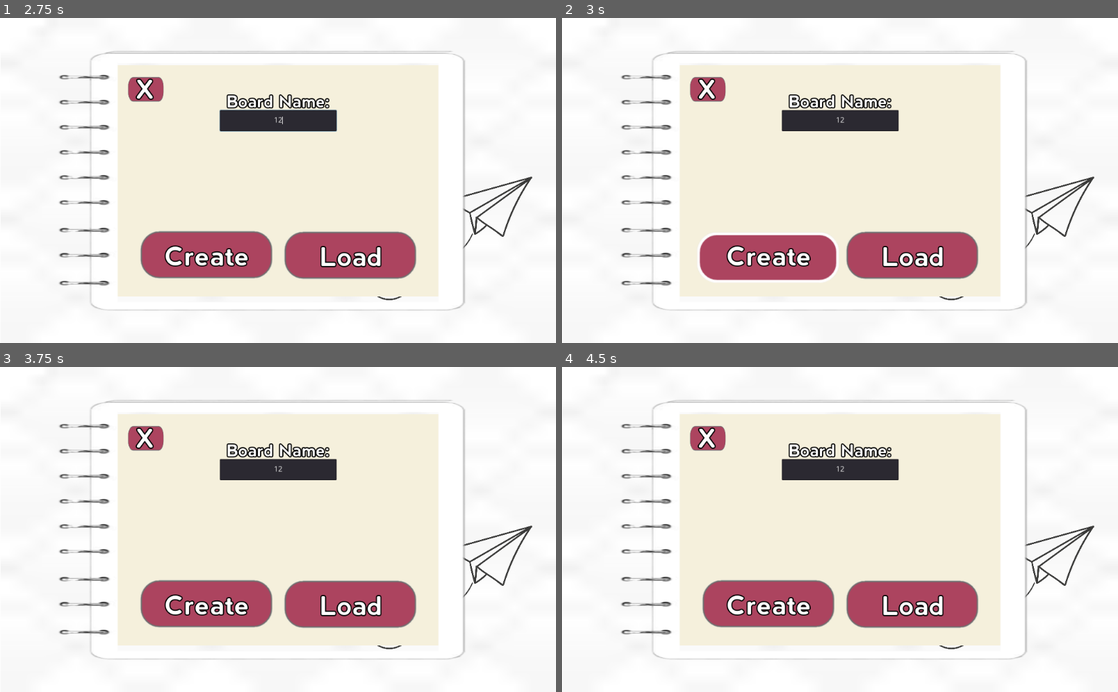
Above: before the commit, frames 1-4 (two rows, left to right).
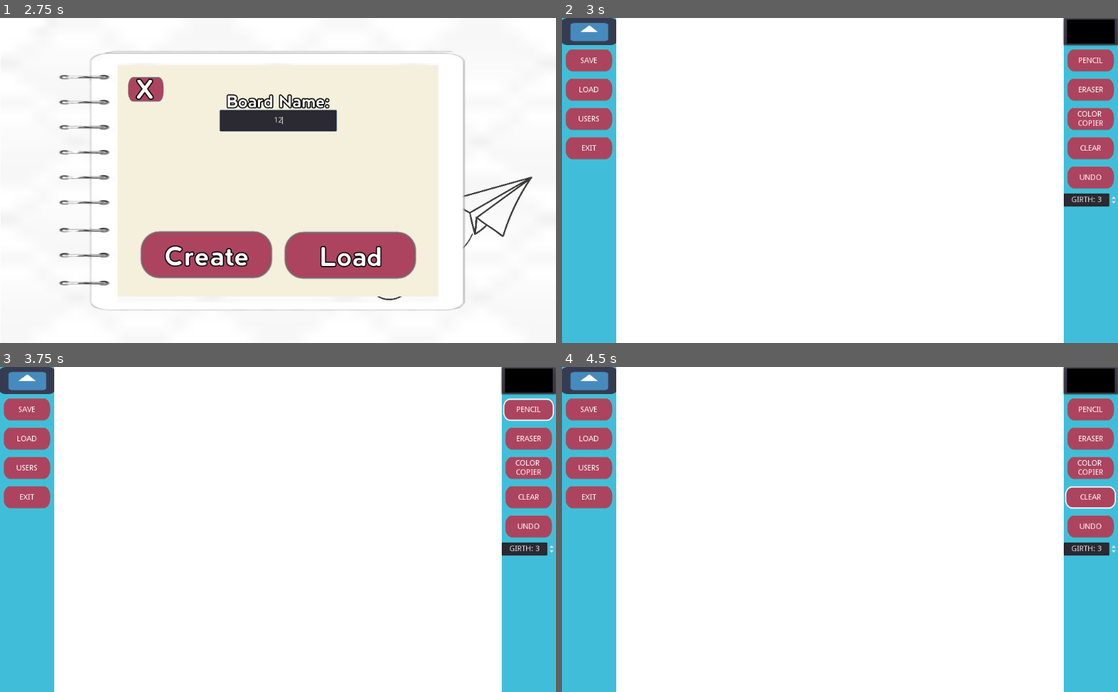
Above: after the commit, the same moments.

Repository: Sketch-Organization/Sketch-
Game: Godot game, scene res://Title.tscn
Same seed, same stepped clock (60 frames per second), same inputs: the game is played once before the commit and once after it. The engine's default icon, where the game draws it, is replaced by a stand-in: a white triangle on a blue panel in a dark square.
Inputs (mouse positions are in pixels of both pictures, inside the frame that each line leads up to):
- Up to frame 1 (2.75 s): tap Enter at 0.5 s; move the mouse to (400, 164) at 0.52 s; click (400, 164) at 0.6 s; click "Host" at 1.25 s; click (278, 118) at 2.02 s; type "12" at 2.1 s
- Up to frame 2 (3 s): click "Create" at 2.75 s
- Up to frame 3 (3.75 s): click (528, 409) at 3.5 s, where only the run after the commit has a clickable "Pencil"
- Up to frame 4 (4.5 s): click (1090, 497) at 4.25 s, where only the run after the commit has a clickable "Clear"

Frame 1 is identical in both runs. In frame 2, 62% of the frame differs, in the area x 0-100%, y 0-100%; in frame 3, 62%; in frame 4, 62%.

Commit message:
Revert "buttons"
This reverts commit 51c743ff9a0c33e166e905a9df8d566b9d680502.

Diff:
--- a/SketchProject/DrawingBoard.tscn
+++ b/SketchProject/DrawingBoard.tscn
@@ -8,21 +8,6 @@
 [ext_resource path="res://DrawingBoard.gd" type="Script" id=6]
 [ext_resource path="res://ChangeSceneButton.gd" type="Script" id=7]
 [ext_resource path="res://Board.tscn" type="PackedScene" id=8]
-[ext_resource path="res://new pencil_2.png" type="Texture" id=9]
-[ext_resource path="res://new eraser_3.png" type="Texture" id=10]
-[ext_resource path="res://new eraser_2.png" type="Texture" id=11]
-[ext_resource path="res://new pencil_3.png" type="Texture" id=12]
-[ext_resource path="res://new eraser_1.png" type="Texture" id=13]
-[ext_resource path="res://new pencil_1.png" type="Texture" id=14]
-[ext_resource path="res://new color copier_3.png" type="Texture" id=15]
-[ext_resource path="res://new color copier_2.png" type="Texture" id=16]
-[ext_resource path="res://new color copier_1.png" type="Texture" id=17]
-[ext_resource path="res://clear button_1.png" type="Texture" id=18]
-[ext_resource path="res://clear button_2.png" type="Texture" id=19]
-[ext_resource path="res://clear button_3.png" type="Texture" id=20]
-[ext_resource path="res://undo button_1.png" type="Texture" id=21]
-[ext_resource path="res://undo button_2.png" type="Texture" id=22]
-[ext_resource path="res://undo button_3.png" type="Texture" id=23]
 
 [node name="Control" type="Control"]
 anchor_right = 1.0
@@ -194,17 +179,19 @@
 [node name="PencilButton" type="TextureButton" parent="SettingsUIHBox/UtensilEditor/VBoxContainer2"]
 margin_top = 54.0
 margin_right = 100.0
-margin_bottom = 134.0
-rect_min_size = Vector2( 100, 50 )
-mouse_filter = 1
-mouse_default_cursor_shape = 2
-texture_normal = ExtResource( 12 )
-texture_pressed = ExtResource( 9 )
-texture_hover = ExtResource( 14 )
+margin_bottom = 104.0
+rect_min_size = Vector2( 100, 50 )
+mouse_filter = 1
+mouse_default_cursor_shape = 2
+texture_normal = ExtResource( 4 )
+texture_pressed = ExtResource( 5 )
+texture_hover = ExtResource( 3 )
+expand = true
 
 [node name="Label" type="Label" parent="SettingsUIHBox/UtensilEditor/VBoxContainer2/PencilButton"]
 anchor_right = 1.0
 anchor_bottom = 1.0
+text = "Pencil"
 align = 1
 valign = 1
 uppercase = true
@@ -213,20 +200,22 @@
 }
 
 [node name="EraserButton" type="TextureButton" parent="SettingsUIHBox/UtensilEditor/VBoxContainer2"]
-margin_top = 138.0
-margin_right = 100.0
-margin_bottom = 218.0
+margin_top = 108.0
+margin_right = 100.0
+margin_bottom = 158.0
 rect_min_size = Vector2( 100, 50 )
 mouse_filter = 1
 mouse_default_cursor_shape = 2
 toggle_mode = true
-texture_normal = ExtResource( 10 )
-texture_pressed = ExtResource( 11 )
-texture_hover = ExtResource( 13 )
+texture_normal = ExtResource( 4 )
+texture_pressed = ExtResource( 5 )
+texture_hover = ExtResource( 3 )
+expand = true
 
 [node name="Label" type="Label" parent="SettingsUIHBox/UtensilEditor/VBoxContainer2/EraserButton"]
 anchor_right = 1.0
 anchor_bottom = 1.0
+text = "Eraser"
 align = 1
 valign = 1
 uppercase = true
@@ -235,19 +224,22 @@
 }
 
 [node name="ColorCopier" type="TextureButton" parent="SettingsUIHBox/UtensilEditor/VBoxContainer2"]
-margin_top = 222.0
-margin_right = 100.0
-margin_bottom = 302.0
-rect_min_size = Vector2( 100, 50 )
-mouse_filter = 1
-mouse_default_cursor_shape = 2
-texture_normal = ExtResource( 15 )
-texture_pressed = ExtResource( 16 )
-texture_hover = ExtResource( 17 )
+margin_top = 162.0
+margin_right = 100.0
+margin_bottom = 212.0
+rect_min_size = Vector2( 100, 50 )
+mouse_filter = 1
+mouse_default_cursor_shape = 2
+texture_normal = ExtResource( 4 )
+texture_pressed = ExtResource( 5 )
+texture_hover = ExtResource( 3 )
+expand = true
 
 [node name="Label" type="Label" parent="SettingsUIHBox/UtensilEditor/VBoxContainer2/ColorCopier"]
 anchor_right = 1.0
 anchor_bottom = 1.0
+text = "Color
+Copier"
 align = 1
 valign = 1
 uppercase = true
@@ -256,19 +248,21 @@
 }
 
 [node name="ClearButton" type="TextureButton" parent="SettingsUIHBox/UtensilEditor/VBoxContainer2"]
-margin_top = 306.0
-margin_right = 100.0
-margin_bottom = 386.0
-rect_min_size = Vector2( 100, 50 )
-mouse_filter = 1
-mouse_default_cursor_shape = 2
-texture_normal = ExtResource( 20 )
-texture_pressed = ExtResource( 19 )
-texture_hover = ExtResource( 18 )
+margin_top = 216.0
+margin_right = 100.0
+margin_bottom = 266.0
+rect_min_size = Vector2( 100, 50 )
+mouse_filter = 1
+mouse_default_cursor_shape = 2
+texture_normal = ExtResource( 4 )
+texture_pressed = ExtResource( 5 )
+texture_hover = ExtResource( 3 )
+expand = true
 
 [node name="Label" type="Label" parent="SettingsUIHBox/UtensilEditor/VBoxContainer2/ClearButton"]
 anchor_right = 1.0
 anchor_bottom = 1.0
+text = "Clear"
 align = 1
 valign = 1
 uppercase = true
@@ -277,19 +271,21 @@
 }
 
 [node name="UndoButton" type="TextureButton" parent="SettingsUIHBox/UtensilEditor/VBoxContainer2"]
-margin_top = 390.0
-margin_right = 100.0
-margin_bottom = 470.0
-rect_min_size = Vector2( 100, 50 )
-mouse_filter = 1
-mouse_default_cursor_shape = 2
-texture_normal = ExtResource( 23 )
-texture_pressed = ExtResource( 22 )
-texture_hover = ExtResource( 21 )
+margin_top = 270.0
+margin_right = 100.0
+margin_bottom = 320.0
+rect_min_size = Vector2( 100, 50 )
+mouse_filter = 1
+mouse_default_cursor_shape = 2
+texture_normal = ExtResource( 4 )
+texture_pressed = ExtResource( 5 )
+texture_hover = ExtResource( 3 )
+expand = true
 
 [node name="Label" type="Label" parent="SettingsUIHBox/UtensilEditor/VBoxContainer2/UndoButton"]
 anchor_right = 1.0
 anchor_bottom = 1.0
+text = "Undo"
 align = 1
 valign = 1
 uppercase = true
@@ -298,9 +294,9 @@
 }
 
 [node name="SpinBox" type="SpinBox" parent="SettingsUIHBox/UtensilEditor/VBoxContainer2"]
-margin_top = 474.0
-margin_right = 100.0
-margin_bottom = 498.0
+margin_top = 324.0
+margin_right = 100.0
+margin_bottom = 348.0
 mouse_filter = 1
 min_value = 3.0
 value = 3.0
@@ -438,8 +434,8 @@
 popup_exclusive = true
 access = 2
 filters = PoolStringArray( "*.png" )
-current_dir = "C:/Users/Rafid/OneDrive/Desktop/nineveh/Sketch-/SketchProject"
-current_path = "C:/Users/Rafid/OneDrive/Desktop/nineveh/Sketch-/SketchProject/"
+current_dir = "C:/Users/saraj/Desktop/NewSketch/Sketch-/SketchProject"
+current_path = "C:/Users/saraj/Desktop/NewSketch/Sketch-/SketchProject/"
 __meta__ = {
 "_edit_use_anchors_": false
 }
Not shown: 1 places in SketchProject/DrawingBoard.tscn that only renumber resources
